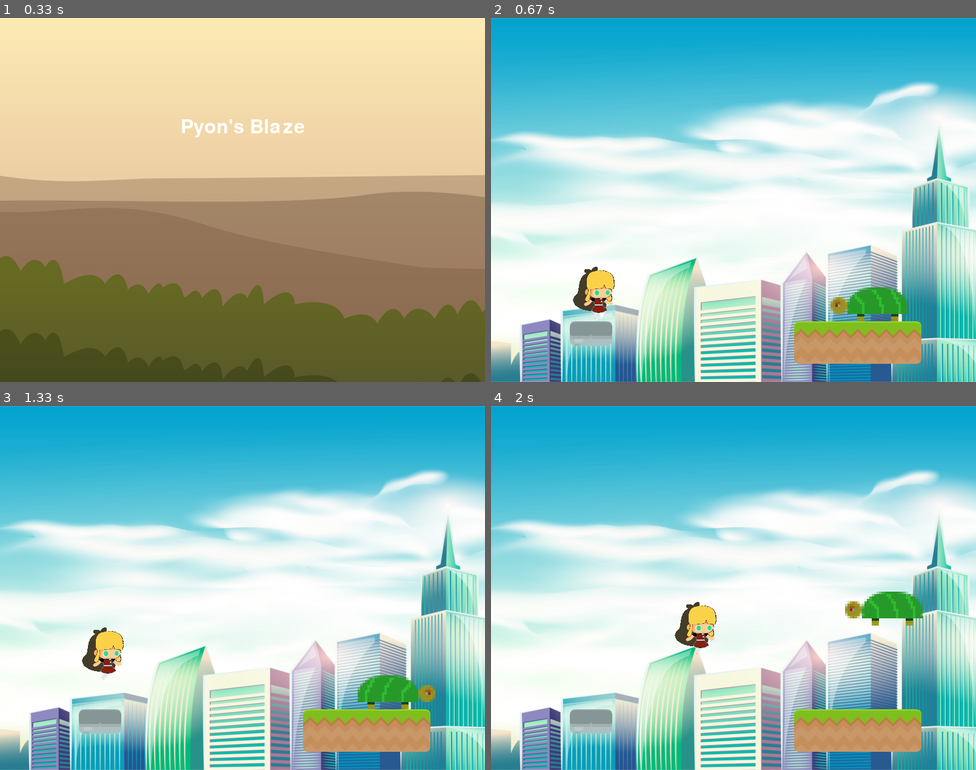
Above: before the commit, frames 1-4 (two rows, left to right).
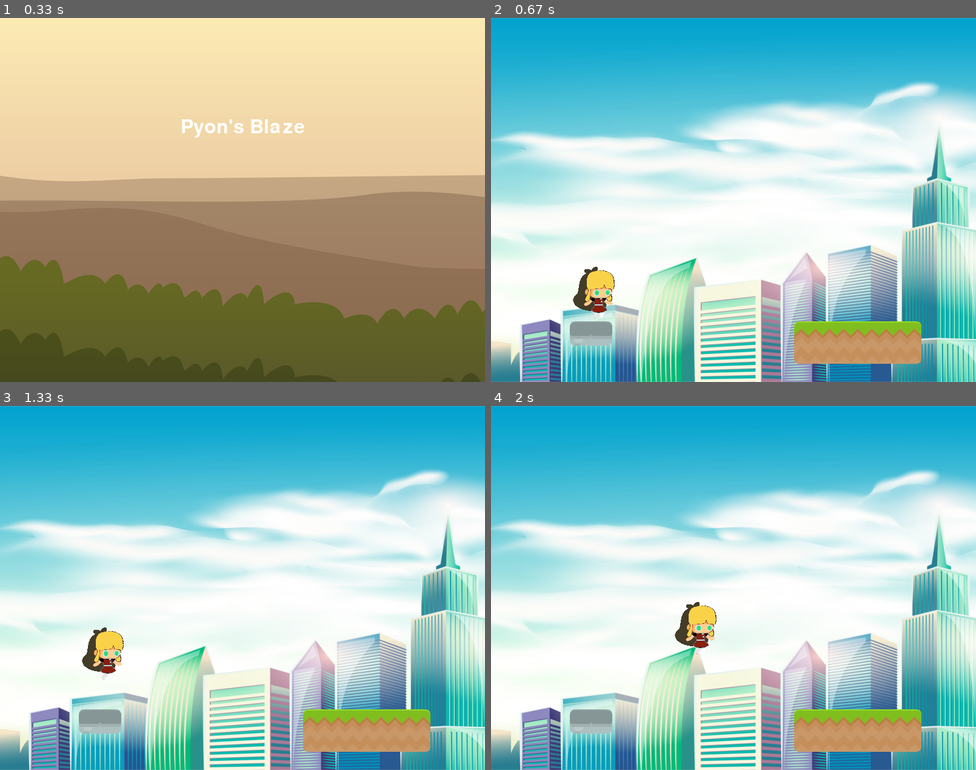
Above: after the commit, the same moments.

Repository: jacobhokanson/pyonsblaze
Game: pygame game, started from blaze_main_game.py
Same seed, same stepped clock (60 frames per second), same inputs: the game is played once before the commit and once after it.
Inputs:
- Up to frame 1 (0.33 s): no input
- Up to frame 2 (0.67 s): tap Space at 0.33 s
- Up to frame 3 (1.33 s): hold Right 0.67-1.13 s; hold Up from 1.17 s (still down); tap Space at 1.23 s
- Up to frame 4 (2 s): release Up at 1.47 s; hold Right 1.5-1.97 s; tap Space at 1.57, 1.87 s

Frame 1 is identical in both runs. In frame 2, 1.0% of the frame differs, in the area x 70-86%, y 74-84%; in frame 3, 1.0%; in frame 4, 1.0%, in the area x 73-89%, y 51-61%.

Commit message:
Final boss

Diff:
--- a/blaze_main_game.py
+++ b/blaze_main_game.py
@@ -158,7 +158,6 @@
                     setupLevel(player, end_coin, current_level)
                 else:
                     winner = True
-                    break
 
             #ALL CODE TO DRAW SHOULD GO BELOW THIS COMMENT
             current_level.draw(screen)
--- a/platformer_levels.py
+++ b/platformer_levels.py
@@ -131,7 +131,6 @@
         ),
         (  # Interactable list 3
             # put enemies here
-            (560, 400),
         ),
         (1780, 91), # Coin_x and Coin_y 4
     ),  # End level 1
@@ -466,6 +465,7 @@
         ),
         (  # Interactable list 3
             # put enemies here
+            (4770, 400),
         ),
         (5150, 350), # Coin_x and Coin_y 4
     ),  # End level 5
